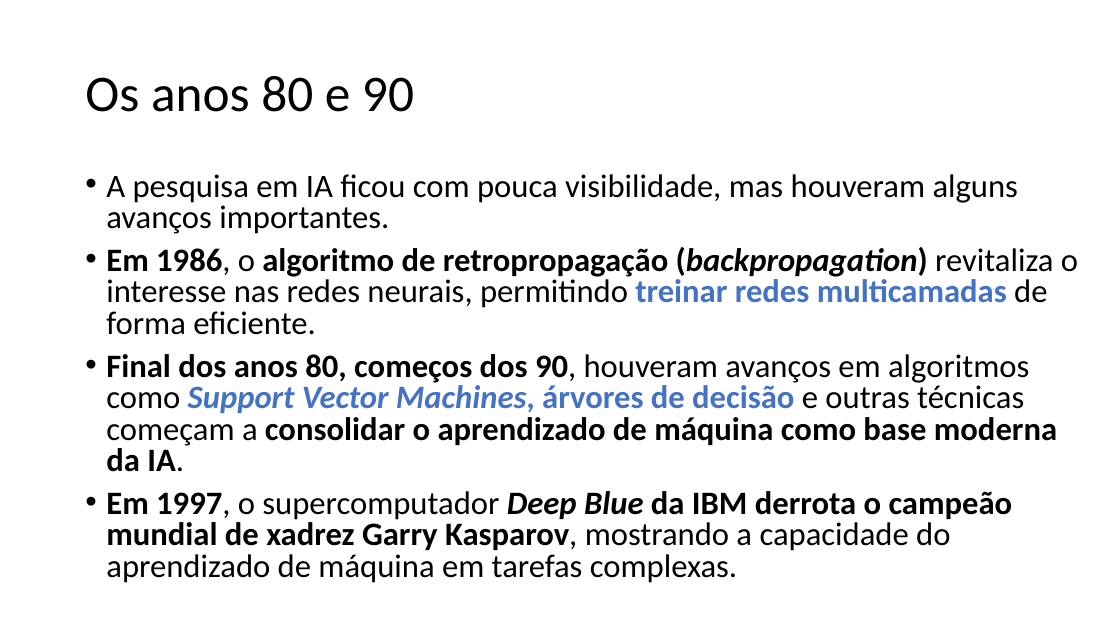
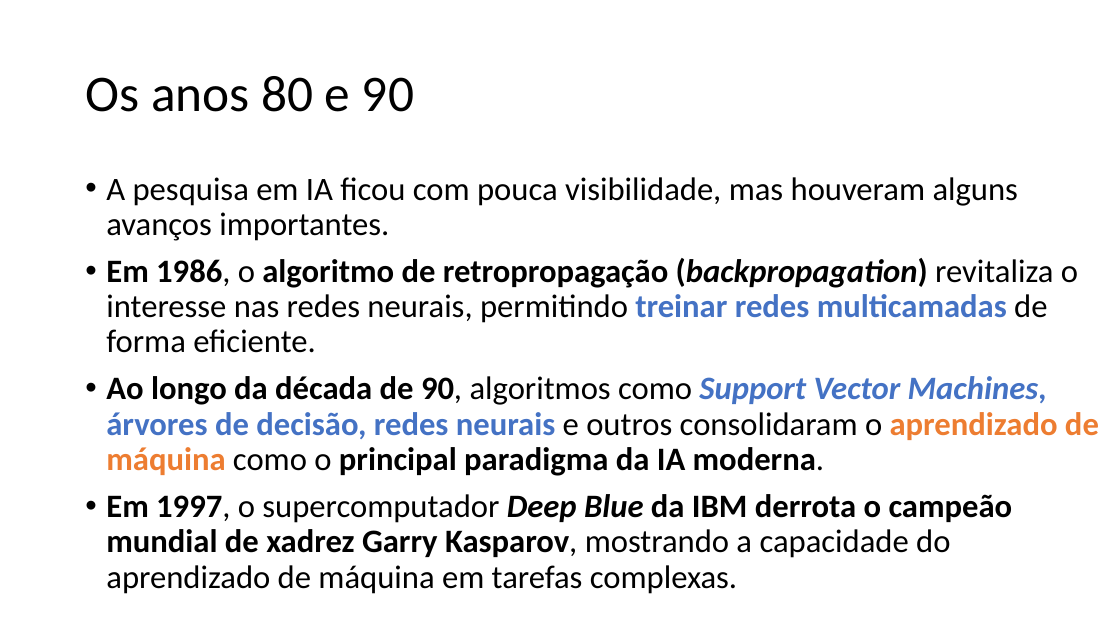
Before and after one commit to zz4fap/c24_inteligencia_artificial, a slide deck: slide 24 of slides/C24_Introdução.pptx. Drawn at 1120x630 pixels with LibreOffice and Linux fonts; fonts in the diff are those of the drawing. Boxes give left, top, right and bottom in pixels: in the first picture for what was removed or moved away, otherwise in the second. Text is boxed around its words. In the diff, an @@ line names an element or a change of style, - is before the commit and + after.

```diff
--- a/slides/C24_Introdução.pptx
+++ b/slides/C24_Introdução.pptx
@@ text at [106, 177, 1078, 594]: line spacing 0.8 to 0.9 @@
@@ text at [106, 376, 1099, 476]: text changed @@
-• Final dos anos 80, começos dos 90, houveram avanços em algoritmos como Support Vector Machines, árvores de decisão e outras técnicas começam a consolidar o aprendizado de máquina como base moderna da IA.
+• Ao longo da década de 90, algoritmos como Support Vector Machines, árvores de decisão, redes neurais e outros consolidaram o aprendizado de máquina como o principal paradigma da IA moderna.
```
Also in this commit, not shown: 24 other slides changed, 1 other file.
